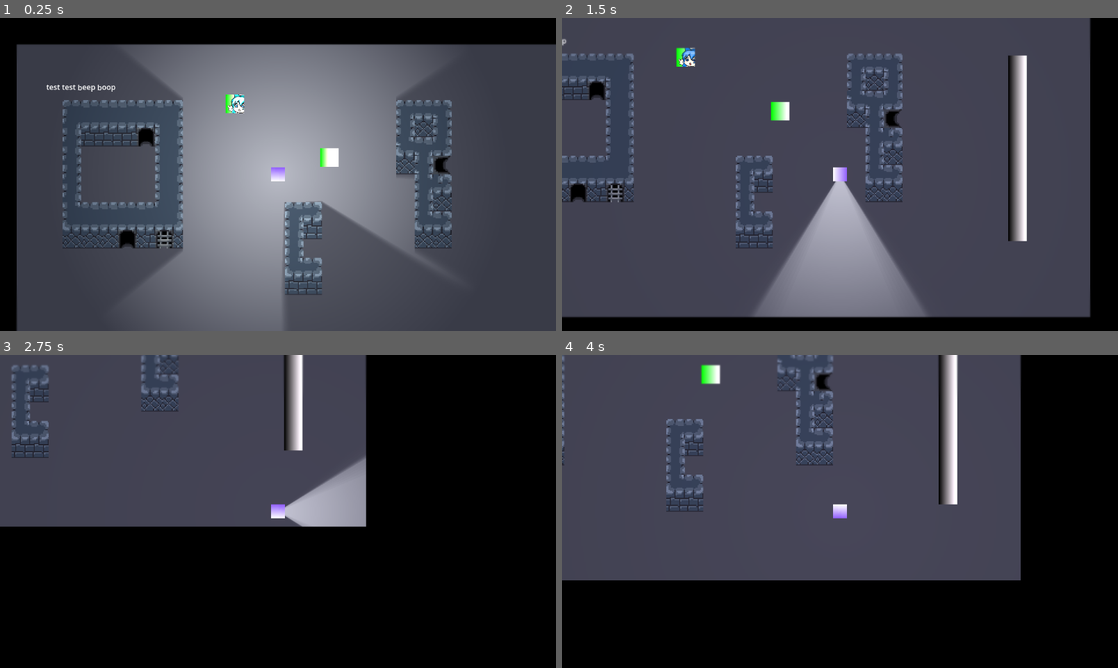
Above: before the commit, frames 1-4 (two rows, left to right).
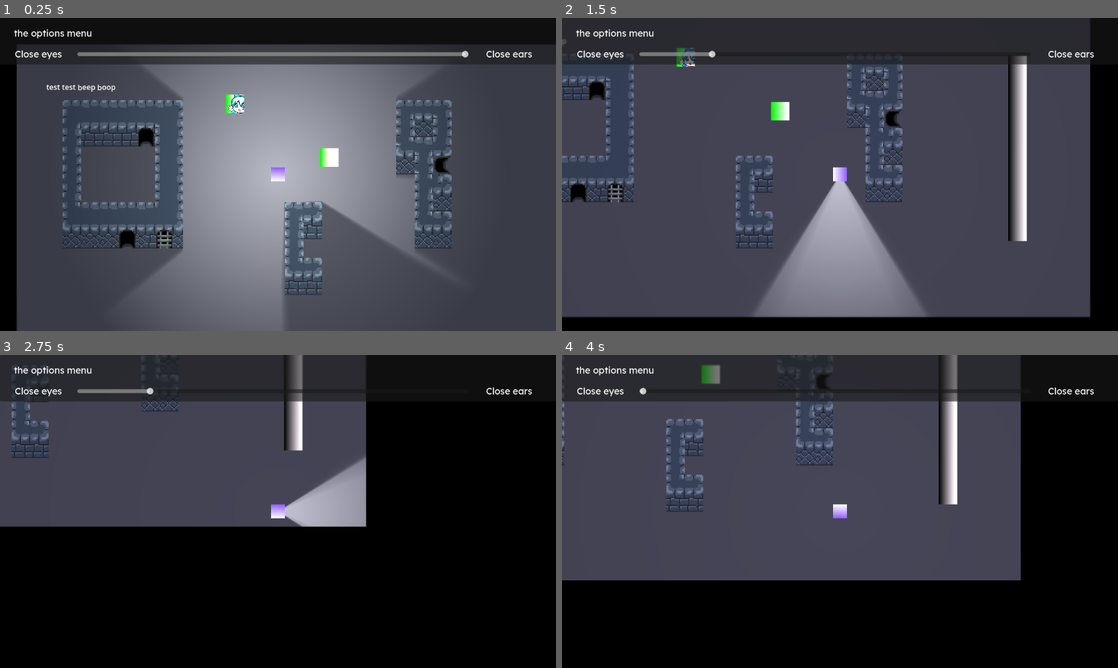
Above: after the commit, the same moments.

Repository: spdskatr/perplex-temple
Game: Godot game, scene res://scenes/test_spdskatr.tscn
Two runs of this game, one before a commit and one after it. Both use one fixed random seed, a clock stepped at 60 frames per second and the inputs below. This scene is started directly instead of the project's main scene.
Inputs:
- Up to frame 1 (0.25 s): no input
- Up to frame 2 (1.5 s): tap Enter (accept) at 0.5 s; hold Right (right) 0.53-1.28 s; hold Q (DecreaseVision) 0.53-1.28 s; hold Down (down) from 1.28 s (still down); tap E (IncreaseVision) at 1.35 s
- Up to frame 3 (2.75 s): release Down (down) at 2.03 s; hold Right (right) from 2.03 s (still down); hold Enter (accept) from 2.03 s (still down)
- Up to frame 4 (4 s): release Right (right) at 2.78 s; release Enter (accept) at 2.78 s; hold Up (up) 2.78-3.53 s; tap Shift (shift) at 2.85 s; tap Enter (accept) at 3.5 s; hold Left (left) from 3.53 s (still down); hold Q (DecreaseVision) from 3.53 s (still down)

The runs differ from the first frame. In frame 1, 5.6% of the frame differs, in the area x 2-100%, y 3-15%; in frame 2, 14%, in the area x 0-96%, y 0-15%; in frame 3, 9.6%; in frame 4, 12%.

Commit message:
Add the options menu

Diff:
--- a/scenes/hud.tscn
+++ b/scenes/hud.tscn
@@ -5,6 +5,7 @@
 [ext_resource type="Script" path="res://scenes/scripts/test_zeyonaut/h_slider.gd" id="2_o4r6h"]
 [ext_resource type="Script" path="res://hud/on_ice.gd" id="4_8dus3"]
 [ext_resource type="Script" path="res://scenes/on_weight.gd" id="5_4x68v"]
+[ext_resource type="FontFile" uid="uid://bqi64atqmb4qq" path="res://assets/fonts/Lexend-Regular.ttf" id="4_2m57d"]
 
 [sub_resource type="ShaderMaterial" id="ShaderMaterial_ntdl8"]
 shader = ExtResource("1_0t4cp")
@@ -24,7 +25,6 @@
 metadata/_edit_lock_ = true
 
 [node name="SliderBox" type="Control" parent="."]
-visible = false
 layout_mode = 3
 anchors_preset = 0
 offset_right = 1000.0
@@ -32,16 +32,16 @@
 
 [node name="Panel" type="Panel" parent="SliderBox"]
 layout_mode = 0
-offset_right = 1000.0
+offset_right = 1200.0
 offset_bottom = 100.0
 
 [node name="HSlider" type="HSlider" parent="SliderBox/Panel"]
 process_mode = 3
 layout_mode = 0
-offset_left = 40.0
-offset_top = 40.0
-offset_right = 240.0
-offset_bottom = 56.0
+offset_left = 167.0
+offset_top = 70.0
+offset_right = 1012.0
+offset_bottom = 86.0
 focus_mode = 0
 value = 100.0
 script = ExtResource("2_o4r6h")
@@ -63,3 +63,33 @@
 offset_right = 40.0
 offset_bottom = 40.0
 color = Color(0.374139, 0.374139, 0.374139, 1)
+
+[node name="Label" type="Label" parent="SliderBox/Panel"]
+layout_mode = 0
+offset_left = 32.0
+offset_top = 65.0
+offset_right = 134.0
+offset_bottom = 90.0
+theme_override_fonts/font = ExtResource("4_2m57d")
+theme_override_font_sizes/font_size = 20
+text = "Close eyes"
+
+[node name="Label" type="Label" parent="SliderBox/Panel/Label"]
+layout_mode = 0
+offset_left = -2.0
+offset_top = -45.0
+offset_right = 100.0
+offset_bottom = -20.0
+theme_override_fonts/font = ExtResource("4_2m57d")
+theme_override_font_sizes/font_size = 20
+text = "the options menu"
+
+[node name="Label2" type="Label" parent="SliderBox/Panel"]
+layout_mode = 0
+offset_left = 1049.0
+offset_top = 65.0
+offset_right = 1152.0
+offset_bottom = 90.0
+theme_override_fonts/font = ExtResource("4_2m57d")
+theme_override_font_sizes/font_size = 20
+text = "Close ears"
--- /dev/null
+++ b/scenes/scripts/hud.gd
@@ -0,0 +1,13 @@
+extends CanvasLayer
+
+@export var enable_menu_toggle : bool = true
+var menu_open = false
+
+func _input(event):
+	if event.is_action_pressed("ui_cancel"):  # Escape key (default in Godot)
+		toggle_menu()
+
+func toggle_menu():
+	menu_open = !menu_open
+	$SliderBox.visible = menu_open
+	$SliderBox/Panel/HSlider.enabled = menu_open
--- a/scenes/scripts/test_zeyonaut/h_slider.gd
+++ b/scenes/scripts/test_zeyonaut/h_slider.gd
@@ -2,18 +2,11 @@
 
 var menu_open = false
 @onready var player = Global.player
+@export var enabled = true
 
 func _ready() -> void:
 	value_changed.connect(func (value): player.on_slider_changed(self))
 	player.on_slider_changed(self)
-
-func _input(event):
-	if event.is_action_pressed("ui_cancel"):  # Escape key (default in Godot)
-		toggle_menu()
-
-func toggle_menu():
-	menu_open = !menu_open
-	get_parent().get_parent().visible = menu_open
 
 func get_input():
 	var vision_delta = 0
@@ -25,4 +18,5 @@
 
 # Called every frame. 'delta' is the elapsed time since the previous frame.
 func _process(delta):
-	set_value(value + delta * 100 * (get_input()))
+	if enabled:
+		set_value(value + delta * 100 * (get_input()))
